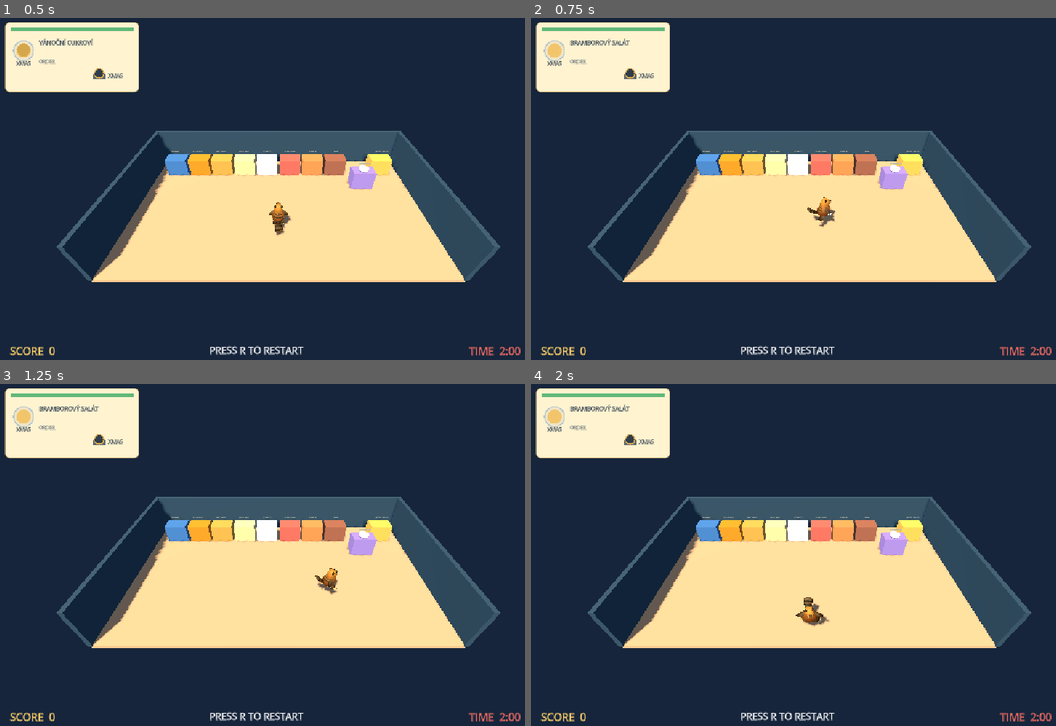
Above: before the commit, frames 1-4 (two rows, left to right).
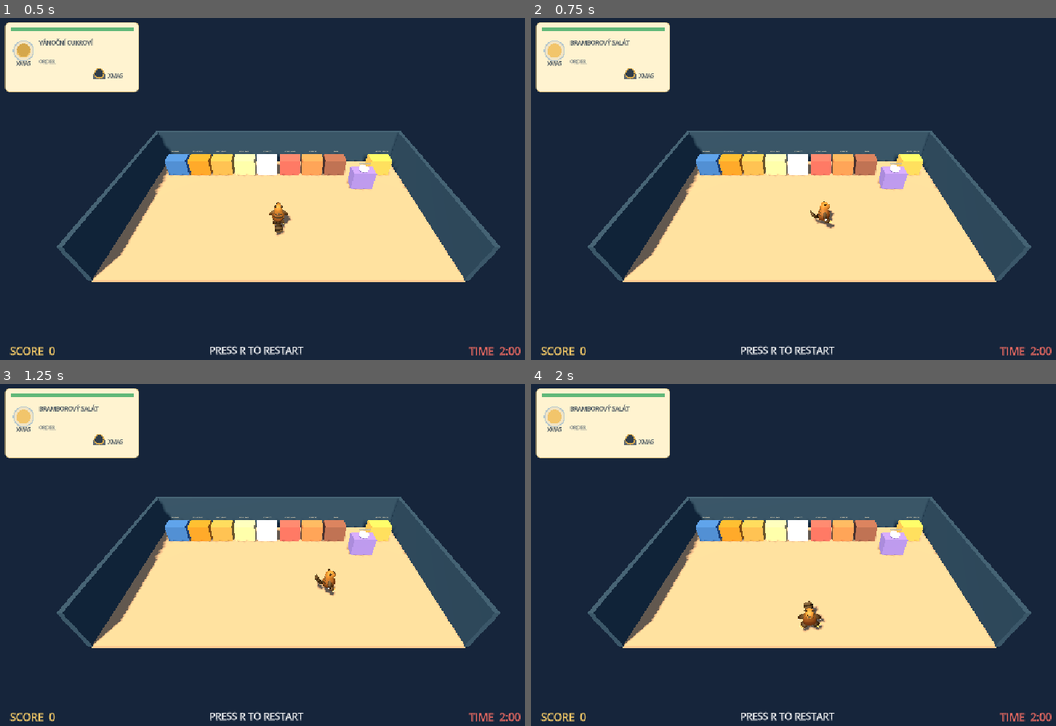
Above: after the commit, the same moments.

Repository: she1nxd/The-Game
Game: Godot game, scene res://main.tscn
The game is run twice, just before and just after one commit, with the same random seed, the same clock (stepped at 60 frames per second) and the same inputs.
Inputs:
- Up to frame 1 (0.5 s): no input
- Up to frame 2 (0.75 s): tap R at 0.5 s; hold D (move_right) from 0.53 s (still down); tap E (interact) at 0.6 s
- Up to frame 3 (1.25 s): keep holding D (move_right)
- Up to frame 4 (2 s): tap R at 1.25, 1.35 s; release D (move_right) at 1.28 s; hold S (move_down) from 1.28 s (still down)

Frame 1 is identical in both runs. In frame 2, 0.2% of the frame differs, in the area x 52-59%, y 52-62%; in frame 3, 0.2%; in frame 4, 0.3%, in the area x 50-57%, y 62-73%.

Commit message:
Fixed beaver animations

Diff:
--- a/main.gd
+++ b/main.gd
@@ -60,7 +60,7 @@
 	"serve": "SERVING WINDOW"
 }
 
-# Definice vánočních receptů
+# Christmas recipes
 const RECIPES := {
 	"Rybí polévka": {
 		"ingredients": ["Fish", "Chopped carrot"],
@@ -266,6 +266,11 @@
 			right_wrist.set_bone_idx(wrist_bone)
 		skeleton.add_child(right_wrist)
 		right_wrist.add_child(held_visual)
+		held_visual.scale = Vector3(
+			1.0 / chef_mesh.scale.x,
+			1.0 / chef_mesh.scale.y,
+			1.0 / chef_mesh.scale.z
+		)
 		held_visual.position = held_item_offset
 	else:
 		held_visual.position = held_item_offset
@@ -498,9 +503,9 @@
 		chef_mesh.rotation.z = sin(walk_phase) * 0.045
 		held_visual.position.y = held_item_offset.y + abs(sin(walk_phase)) * 0.035
 		if held_item == "Empty hands":
-			_play_beaver_animation(["Walk", "Idle_Walk"])
+			_play_beaver_animation(["Idle_Walk"])
 		else:
-			_play_beaver_animation(["WalkCarry", "IdleCarry_Walk"])
+			_play_beaver_animation(["IdleCarry_Walk"])
 	else:
 		walk_phase = 0.0
 		chef_mesh.position.y = lerpf(chef_mesh.position.y, 0.0, delta * 12.0)
Not shown, changed: Ideas of what to add 11.24.2026.txt
